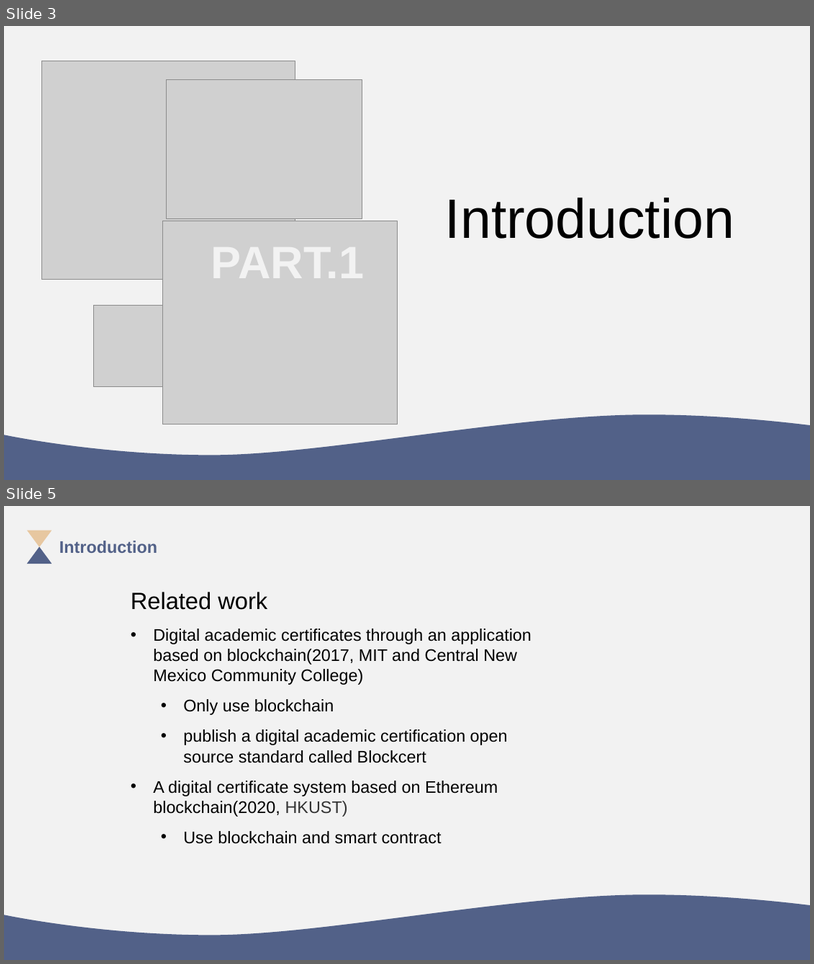
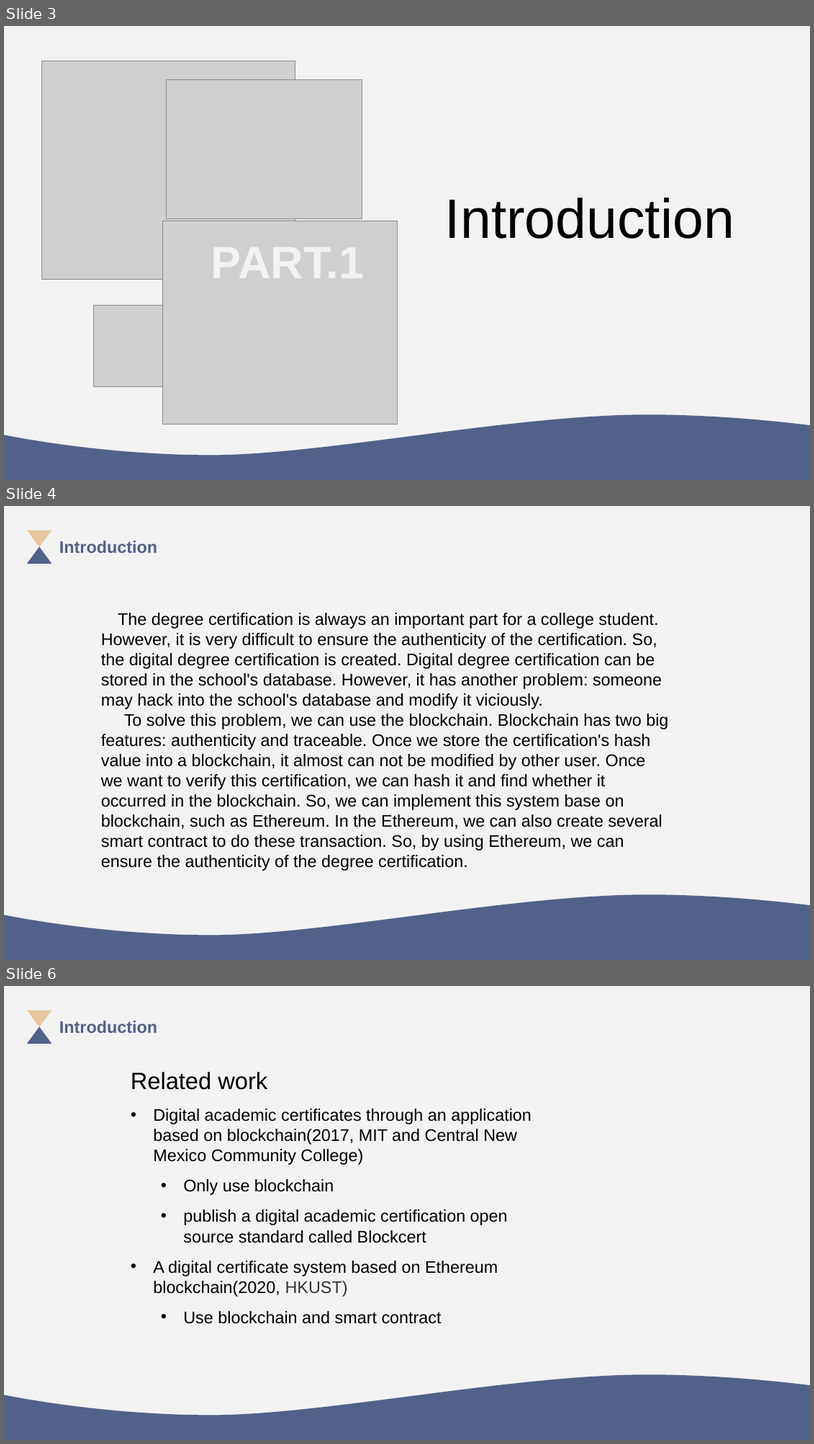
Before and after one commit to BravoChaoS/Block-Chain-Learning, a slide deck: slides/Report1.pptx. Shown one above the other, each under a label of ours: slides 3 and 5 before the commit, slides 3, 4 and 6 after it; the slides between them are not shown. The pictures are 814x964 and 814x1444 pixels, drawn with LibreOffice and Linux fonts; fonts in the diff are those of the drawing; grey boxes stand for pictures. Boxes give left, top, right and bottom in pixels: in the first picture for what was removed or moved away, otherwise in the second. Text is boxed around its words. In the diff, an @@ line names an element or a change of style, - is before the commit and + after.

```diff
--- a/slides/Report1.pptx
+++ b/slides/Report1.pptx
@@ slide 4 added at (4,506,810,960), background #F2F2F2 @@
@@ triangle added at (27,546,52,564), fill #526188 @@
@@ triangle added at (27,530,52,547), fill #E7C7A0 @@
@@ text added at (59,541,157,553), 20 pt, text #526188, bold @@
+Introduction
@@ text added at (101,613,669,870), 20 pt, text #000000 @@
+The degree certification is always an important part for a college student. However, it is very difficult to ensure the authenticity of the certification. So, the digital degree certification is created. Digital degree certification can be stored in the school's database. However, it has another problem: someone may hack into the school's database and modify it viciously.
+To solve this problem, we can use the blockchain. Blockchain has two big features: authenticity and traceable. Once we store the certification's hash value into a blockchain, it almost can not be modified by other user. Once we want to verify this certification, we can hash it and find whether it occurred in the blockchain. So, we can implement this system base on blockchain, such as Ethereum. In the Ethereum, we can also create several smart contract to do these transaction. So, by using Ethereum, we can ensure the authenticity of the degree certification.
@@ text added at (211,722,364,766), 54 pt, text #F2F2F2, bold @@
+PART.1
@@ freeform shape added at (4,894,810,960), fill #526188 @@
@@ what was slide 5 is now slide 6 @@
```
Also in this commit, not shown: 2 slides changed, 1 other slide added, 2 other files.
